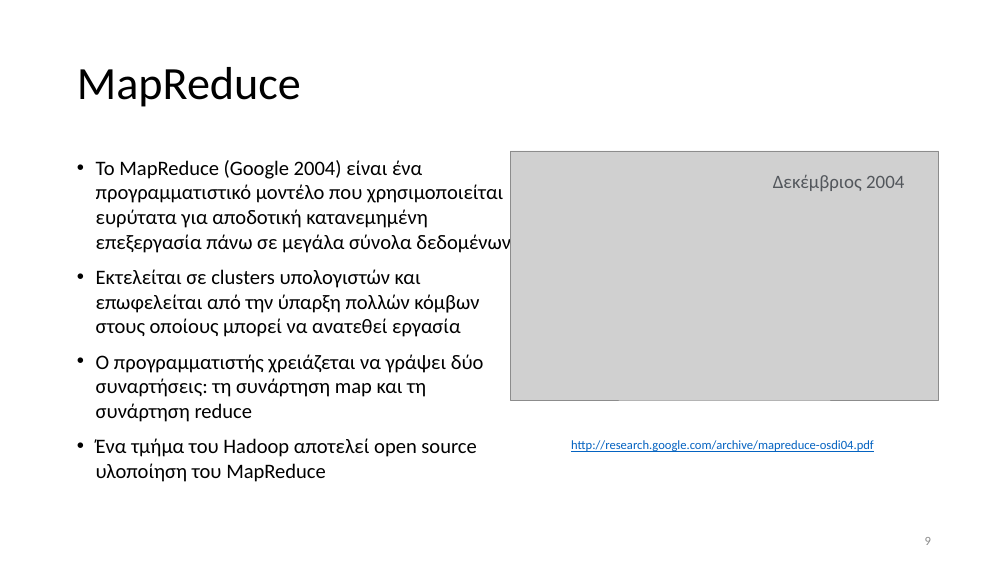
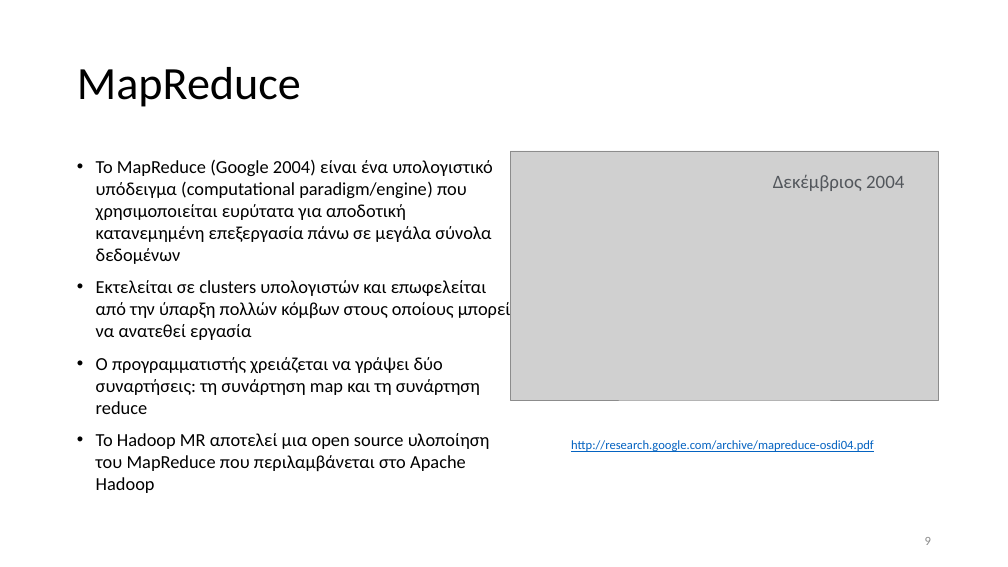
Before and after one commit to chgogos/big_data, a slide deck: slide 9 of 03. Apache Hadoop-Map Reduce.pptx. Drawn at 1008x567 pixels with LibreOffice and Linux fonts; fonts in the diff are those of the drawing; grey boxes stand for pictures. Boxes give left, top, right and bottom in pixels: in the first picture for what was removed or moved away, otherwise in the second. Text is boxed around its words. In the diff, an @@ line names an element or a change of style, - is before the commit and + after.

```diff
--- a/03. Apache Hadoop-Map Reduce.pptx
+++ b/03. Apache Hadoop-Map Reduce.pptx
@@ text at box(96, 160, 492, 264): text changed; size 19.6 to 17.5 pt @@
-• To MapReduce (Google 2004) είναι ένα προγραμματιστικό μοντέλο που χρησιμοποιείται ευρύτατα για αποδοτική κατανεμημένη επεξεργασία πάνω σε μεγάλα σύνολα δεδομένων
+• To MapReduce (Google 2004) είναι ένα υπολογιστικό υπόδειγμα (computational paradigm/engine) που χρησιμοποιείται ευρύτατα για αποδοτική κατανεμημένη επεξεργασία πάνω σε μεγάλα σύνολα δεδομένων
@@ text at box(96, 280, 511, 414): size 19.6 to 17.5 pt in "Εκτελείται σε clusters υπολογιστών και επωφελείται από ...", "Ο προγραμματιστής χρειάζεται να γράψει δύο συναρτήσεις: ..." @@
@@ text at box(96, 433, 490, 493): text changed; size 19.6 to 17.5 pt @@
-• Ένα τμήμα του Hadoop αποτελεί open source υλοποίηση του MapReduce
+• To Hadoop MR αποτελεί μια open source υλοποίηση του MapReduce που περιλαμβάνεται στο Apache Hadoop
```
Also in this commit, not shown: 11 other slides changed, 9 other files.
